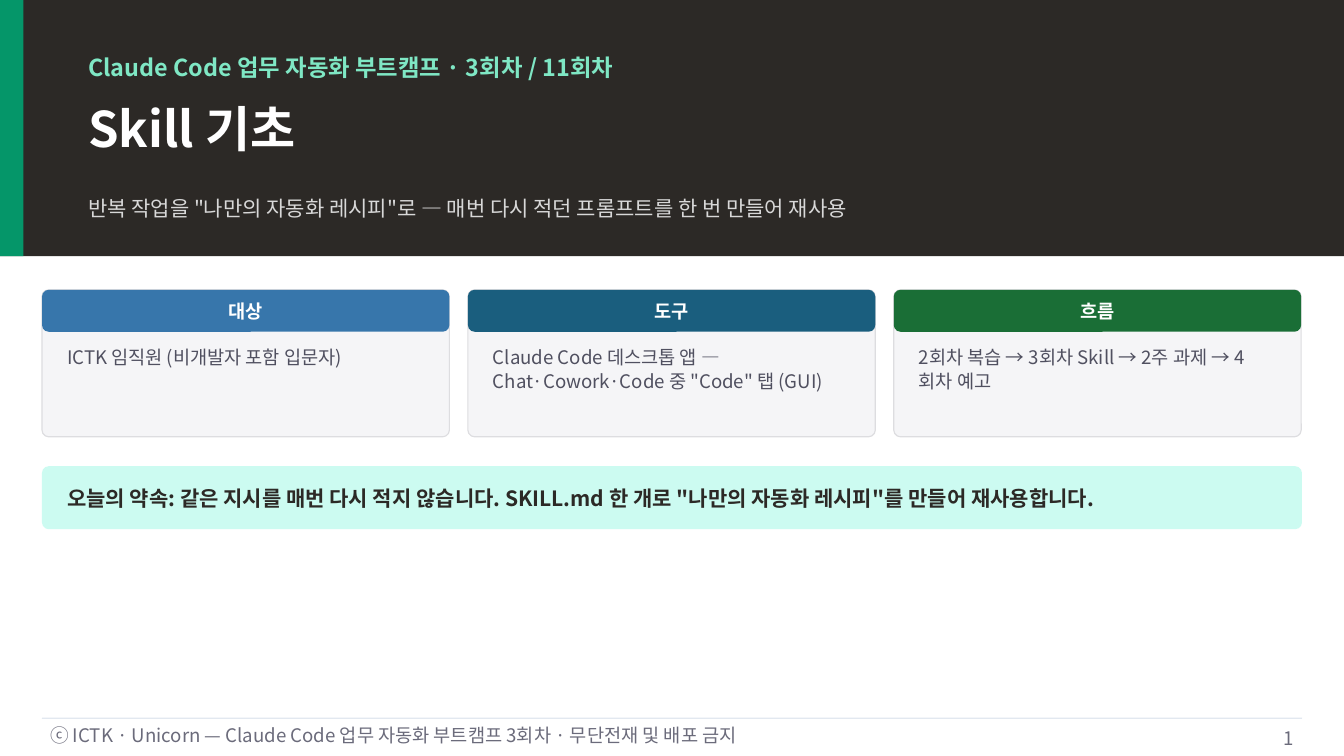
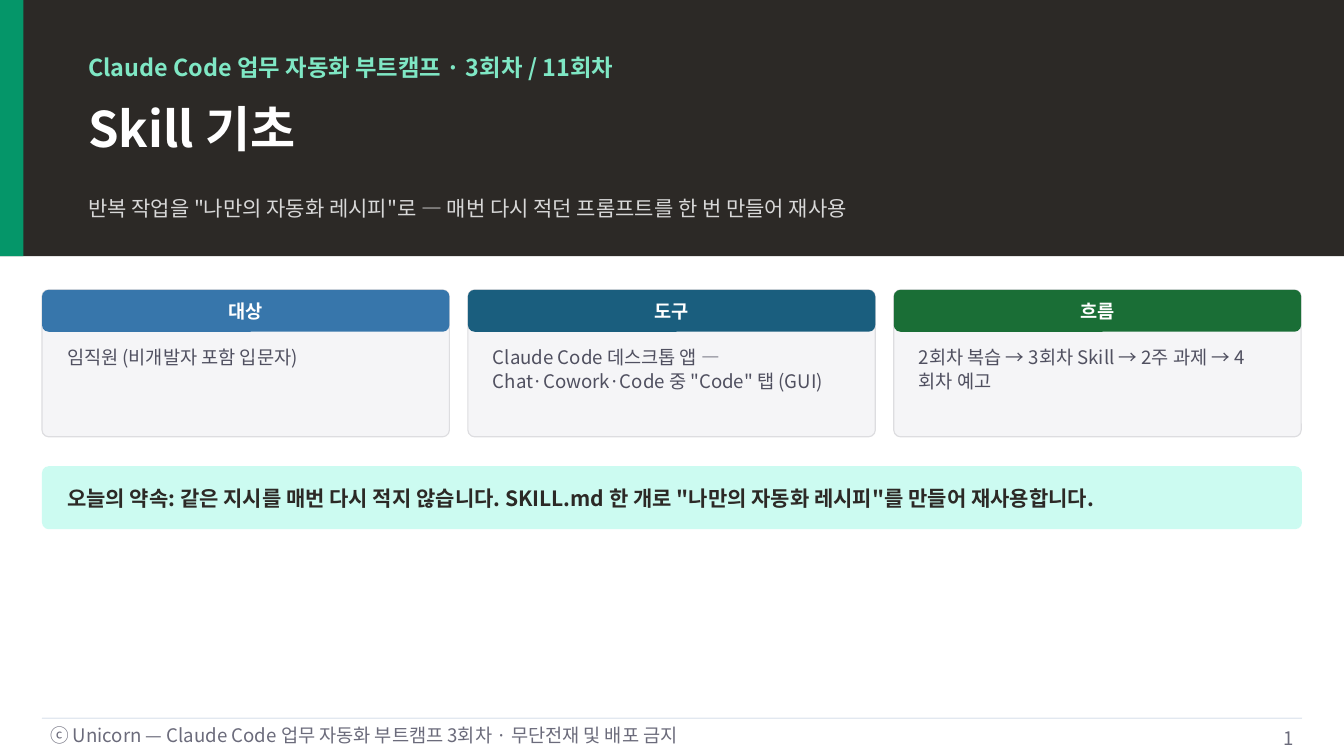
Before and after one commit to unicorn-campus/ai-automation, a slide deck: slide 1 of decks/03-skill-basics/3회차-Skill기초.pptx. Drawn at 1344x756 pixels with LibreOffice and Linux fonts; fonts in the diff are those of the drawing. Boxes give left, top, right and bottom in pixels: in the first picture for what was removed or moved away, otherwise in the second. Text is boxed around its words. In the diff, an @@ line names an element or a change of style, - is before the commit and + after.

```diff
--- a/decks/03-skill-basics/3회차-Skill기초.pptx
+++ b/decks/03-skill-basics/3회차-Skill기초.pptx
@@ text at box(67, 348, 298, 368): text changed @@
-ICTK 임직원 (비개발자 포함 입문자)
+임직원 (비개발자 포함 입문자)
@@ text at box(50, 726, 677, 744): text changed @@
-ⓒ ICTK · Unicorn — Claude Code 업무 자동화 부트캠프 3회차 · 무단전재 및 배포 금지
+ⓒ Unicorn — Claude Code 업무 자동화 부트캠프 3회차 · 무단전재 및 배포 금지
```
Also in this commit, not shown: 11 other slides changed, 13 other files.
